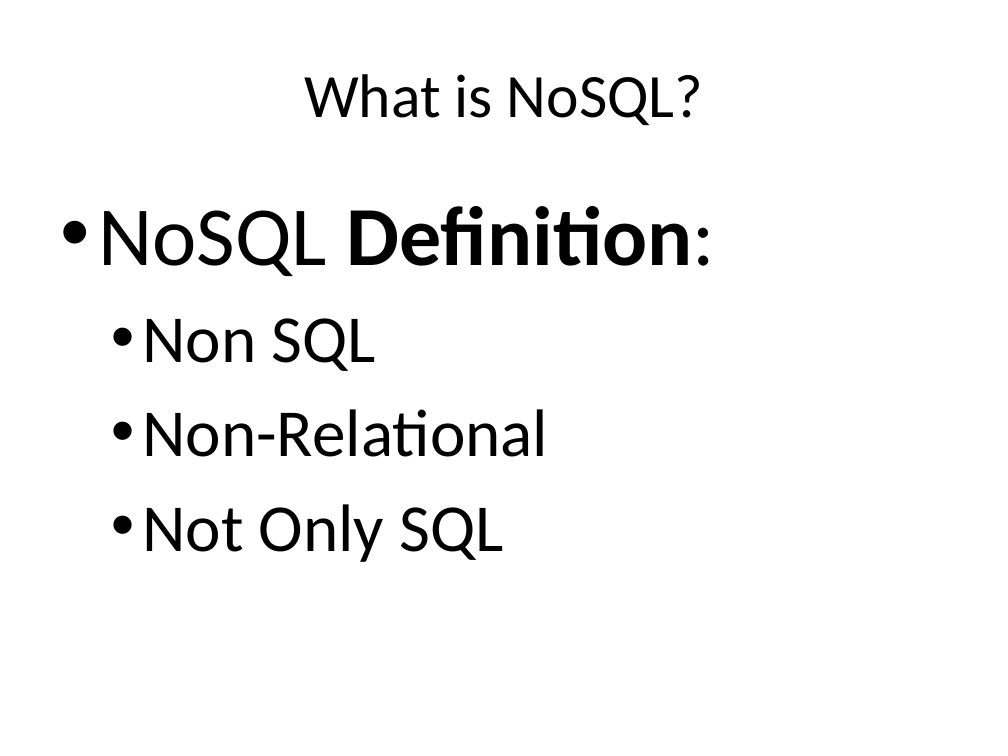
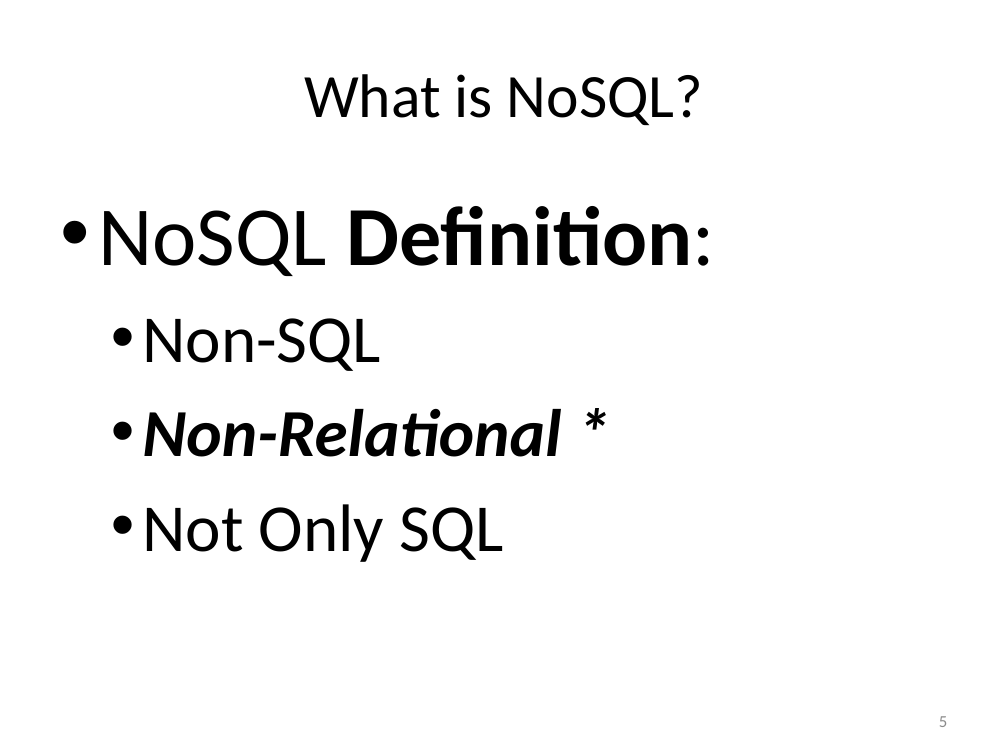
Before and after one commit to UUDeCART/NoSQL, a slide deck: slide 5 of NoSQL.pptx. Drawn at 1008x756 pixels with LibreOffice and Linux fonts; fonts in the diff are those of the drawing. Boxes give left, top, right and bottom in pixels: in the first picture for what was removed or moved away, otherwise in the second. Text is boxed around its words. In the diff, an @@ line names an element or a change of style, - is before the commit and + after.

Commit message:
Revised NoSQL.pptx

```diff
--- a/NoSQL.pptx
+++ b/NoSQL.pptx
@@ text at (142, 318, 561, 457): text changed; bold on; italic on @@
-  • Non SQL
-  • Non-Relational
+  • Non-SQL
+  • Non-Relational *
@@ page number added at (939, 716, 947, 727), 12 pt, text #8C8C8C @@
+5
```
Also in this commit, not shown: 27 other slides changed.
